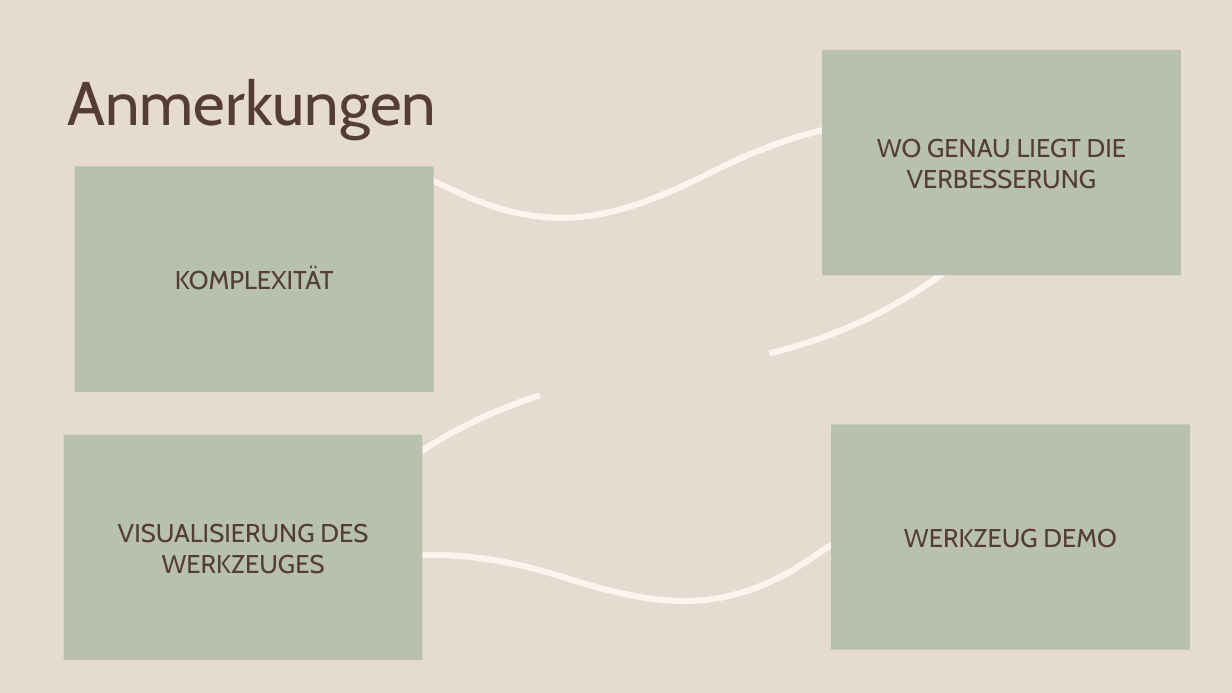
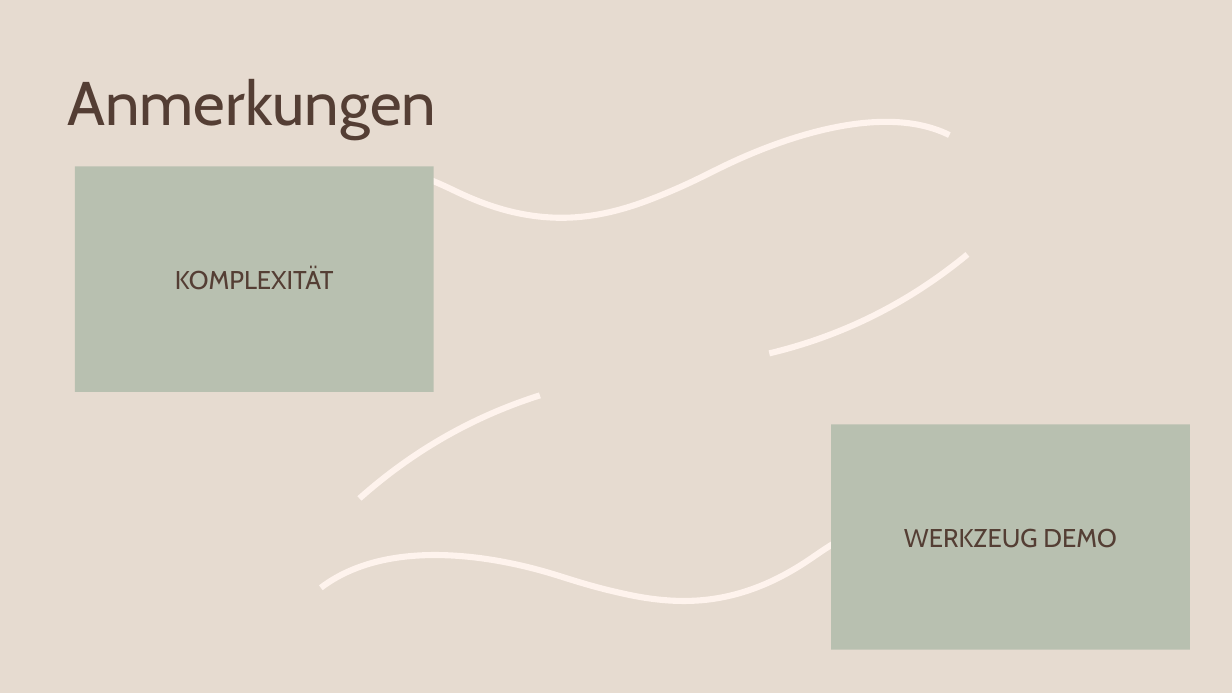
Before and after one commit to Mieneas/Automatisierte-Reduktion-von-reaktiver-zu-starker-Bisimilaritaet, a slide deck: slide 117 of thesis/FoKo-presentation/Automatisierte Reduktion von reaktiver zu starker Bisimilarität.pptx (slide 47 before the commit). Drawn at 1232x693 pixels with LibreOffice and Linux fonts; fonts in the diff are those of the drawing. Boxes give left, top, right and bottom in pixels: in the first picture for what was removed or moved away, otherwise in the second. Text is boxed around its words. In the diff, an @@ line names an element or a change of style, - is before the commit and + after.

```diff
--- a/thesis/FoKo-presentation/Automatisierte Reduktion von reaktiver zu starker Bisimilarität.pptx
+++ b/thesis/FoKo-presentation/Automatisierte Reduktion von reaktiver zu starker Bisimilarität.pptx
@@ text removed at <box>823,50,1181,275</box> @@
-WO GENAU LIEGT DIE VERBESSERUNG
@@ text removed at <box>64,434,422,660</box> @@
-VISUALISIERUNG DES WERKZEUGES
```
Also in this commit, not shown: 8 other slides changed, 75 slides added, 1 slide removed, 3 other files.
